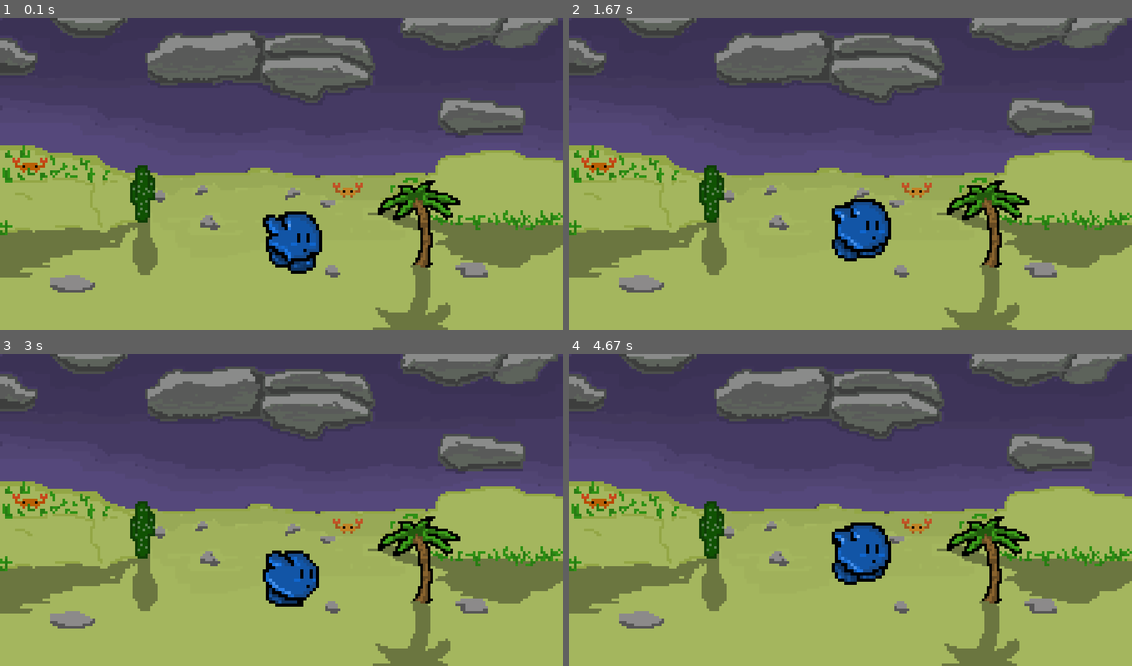
Above: before the commit, frames 1-4 (two rows, left to right).
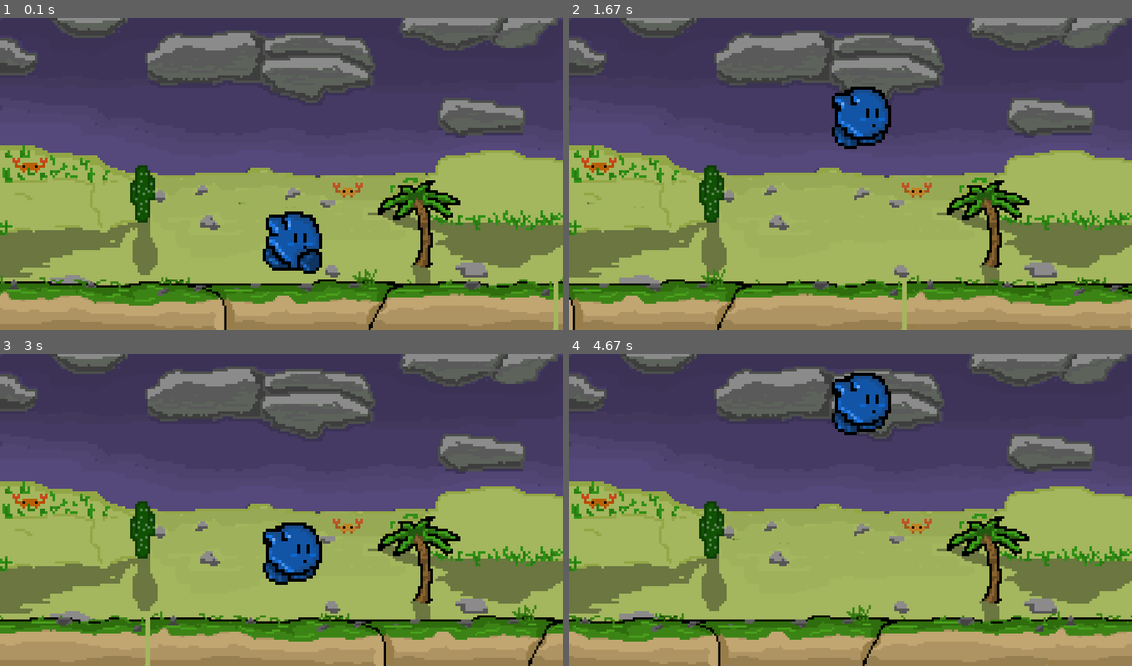
Above: after the commit, the same moments.

Repository: Atmos945/Korby
Game: pygame game, started from TramunthanEdition.py
Two runs of this game, one before a commit and one after it. Both use one fixed random seed, a clock stepped at 60 frames per second and the inputs below.
Inputs (mouse positions are in pixels of both pictures, inside the frame that each line leads up to):
- Up to frame 1 (0.1 s): no input
- Up to frame 2 (1.67 s): hold Up 0.33-0.8 s; click (827, 186) at 0.88 s; hold Down 1.17-1.47 s; hold Up from 1.5 s (still down)
- Up to frame 3 (3 s): release Up at 1.87 s; hold Down 1.9-2.27 s; hold Up 2.3-2.6 s; hold Down 2.63-2.93 s; hold Up from 2.97 s (still down)
- Up to frame 4 (4.67 s): release Up at 3.33 s; hold Down 3.37-3.73 s; hold Up 3.77-4.07 s; hold Down 4.1-4.4 s; hold Up from 4.43 s (still down)

The runs differ from the first frame. In frame 1, 16% of the frame differs, in the area x 0-100%, y 59-100%; in frame 2, 19%; in frame 3, 18%; in frame 4, 19%, in the area x 0-100%, y 6-100%.

Commit message:
Dev 1.5.3 -- added continuous floor, structure improvements

Diff:
--- a/TramunthanEdition.py
+++ b/TramunthanEdition.py
@@ -21,6 +21,8 @@
 korby_f = image.load("assets/bw/korby_fr.png")
 korby_ico = image.load("assets/bw/korby_ico.png")
 bg = image.load("assets/bw/bg.png")
+fg = image.load("assets/bw/fg.png")
+fg_rect = fg.get_rect()
 mixer.music.load('assets/korby_metal.wav')
 
 
@@ -30,12 +32,14 @@
 print('Screen Resolution ',screensize)
 print("Note that screens with low resolution or high scaling are not supported")
 
+yfg = 591
 xfg = 0
+xfg2 = -1800
 xk = 800
 yk = 550
 floor = 550
 pas = 60
-jump = 40
+jump = 80
 inair=False
 frame = 0
 ckorby=korby_rframes[frame]
@@ -60,10 +64,12 @@
     else :
         frame=frame
     korby_r = korby_rframes[frame]
-    clock.tick(30)
 
 def drawscreen():
     window.blit(bg,(0,0))
+    # window.blit(fg,fg_rect)
+    window.blit(fg,(xfg,yfg))
+    window.blit(fg,(xfg2,yfg))
     window.blit(ckorby,(xk,yk))
     display.update()
     clock.tick(fps)
@@ -80,14 +86,20 @@
 # game loop
 running=True
 while running == True:
-    for event in pygame.event.get():
-        if event.type==QUIT:
-            running=False
+
     drawscreen()
 
     # anim
     frame+=1
     korby_r_a()
+
+    # bg move
+    xfg2 -= 15
+    xfg -= 15
+    if xfg < -1800:
+        xfg = 1800
+    if xfg2 < -1800:
+        xfg2 = 1800
 
     #d collisions
     # ofstx = xfg - xk
@@ -95,6 +107,10 @@
     # if korby_mask.overlap(crab_mask,(ofstx,ofsty)):
     #     print(crab_mask,(ofstx,ofsty))
     #     print('Korby got pinched by craby : Game Over')
+
+    for event in pygame.event.get():
+        if event.type==QUIT:
+            running=False
 
     # keyboard controls
     if event.type==KEYDOWN:
Binary file added: assets/bw/fg.png
